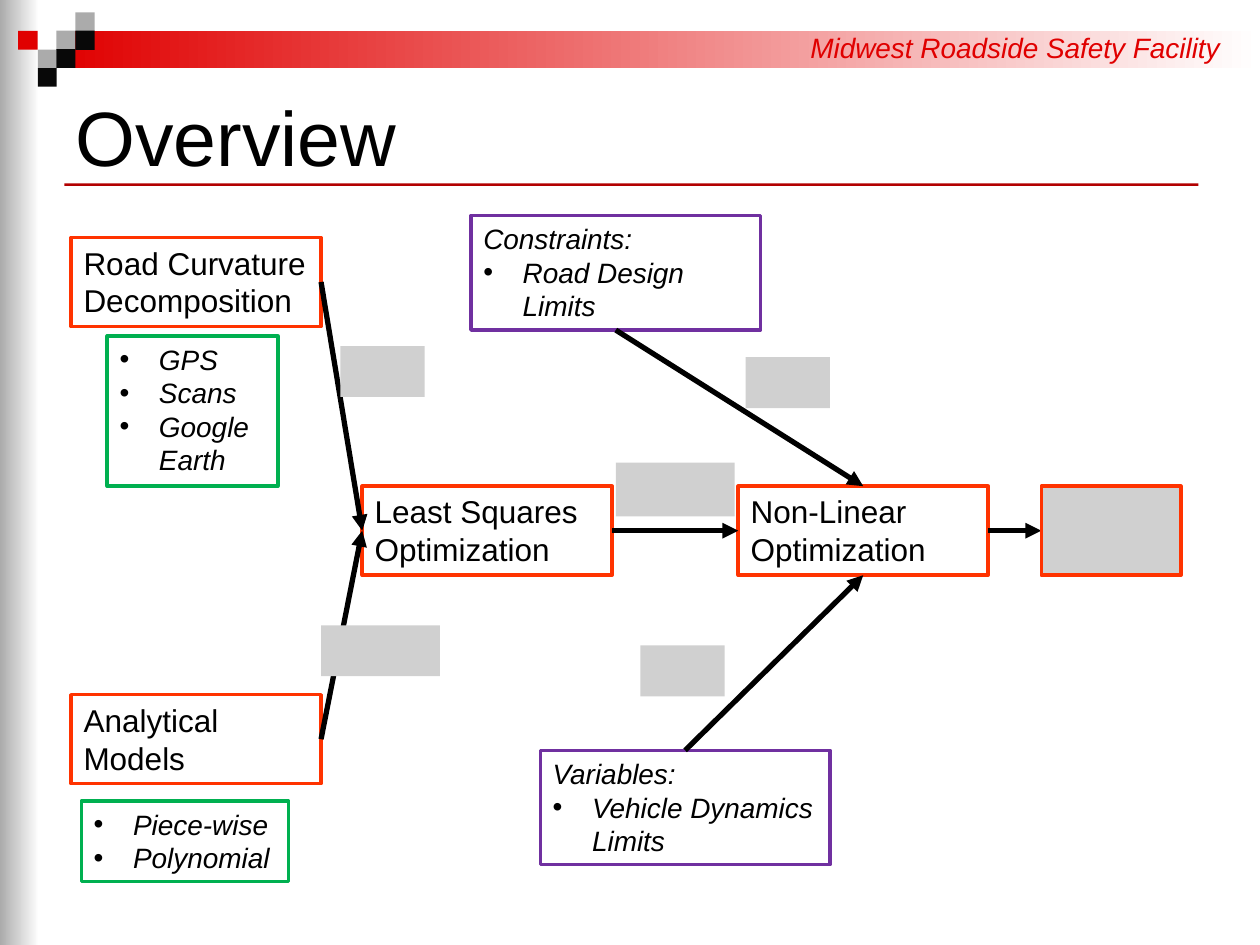
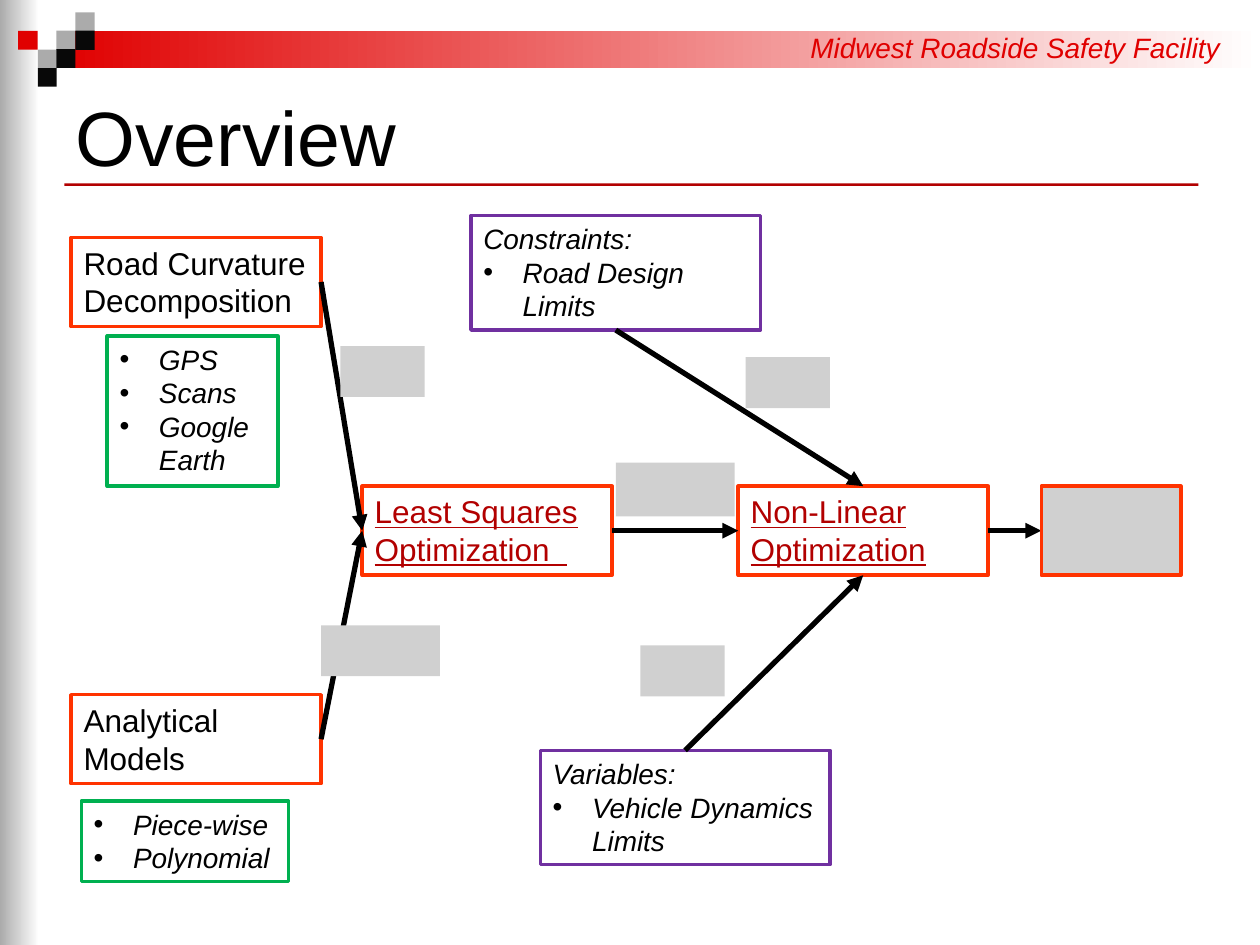
Before and after one commit to RickJacome/CurriculumVitae, a slide deck: slide 4 of Template - MwRSF Standard Presentation.pptx. Drawn at 1260x945 pixels with LibreOffice and Linux fonts; fonts in the diff are those of the drawing; grey boxes stand for pictures; background and template pictures are left out. Boxes give left, top, right and bottom in pixels: in the first picture for what was removed or moved away, otherwise in the second. Text is boxed around its words. In the diff, an @@ line names an element or a change of style, - is before the commit and + after.

```diff
--- a/Template - MwRSF Standard Presentation.pptx
+++ b/Template - MwRSF Standard Presentation.pptx
@@ rectangle "Least Squares Optimization" at (x1=362, y1=486, x2=611, y2=576): text colour #000000 to #B20000, underline on @@
@@ rectangle "Non-Linear Optimization" at (x1=738, y1=486, x2=988, y2=576): text colour #000000 to #B20000, underline on @@
```
Also in this commit, not shown: 2 slides added.
